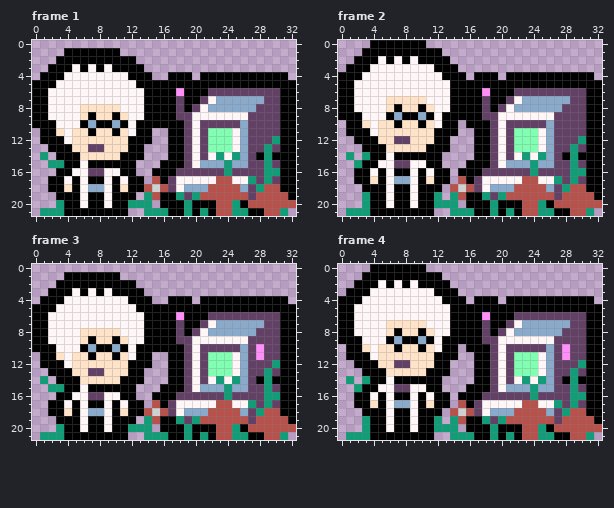
Two states of a pixel-art file, images/footer-paradox.aseprite. Above, as it was before the edit.
33x22 pixels, 4 frames. Shown: frame 1, frame 2, frame 3, frame 4.
Now the later version:
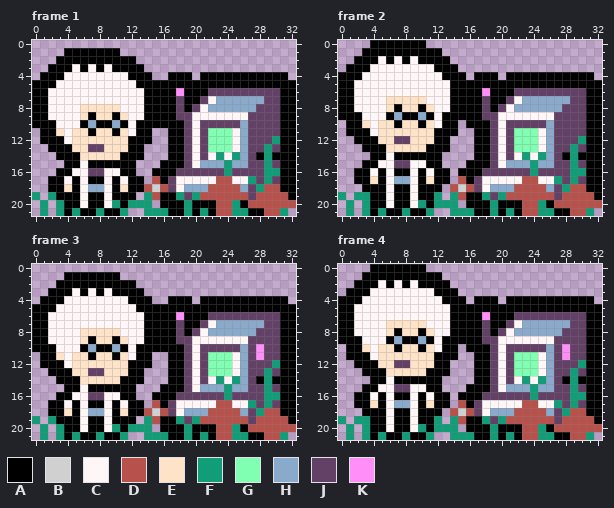
Palette (. is transparent): A #000000  B #d0d0d0  C #fff7f7  D #b7514c  E #ffe3c8  F #119d77  G #80ffb3  H #89aacb  J #634065  K #ff8ef9
Difference:
layer "grass1" added
layer "grass2" added
layer "grass" removed
Changed rows in their new state; - is an unchanged pixel.
Frame 1:
first column x 1:
14 .--
15 -..
first column x 0:
19 F-F---------
20 -F--------F-
21 --.--F--F--F
Frame 2:
first column x 1:
14 .-.
15 -.-
first column x 0:
19 F-F---------
20 -F--------F-
21 --.--F--F--F
Frame 3: the same change as frame 1
Frame 4: the same change as frame 2
Where, in picture pixels (left, top, right, bottom), the same in both pictures:
changed: (32, 152, 128, 216)
changed: (338, 152, 434, 216)
changed: (32, 376, 128, 440)
changed: (338, 376, 434, 440)
